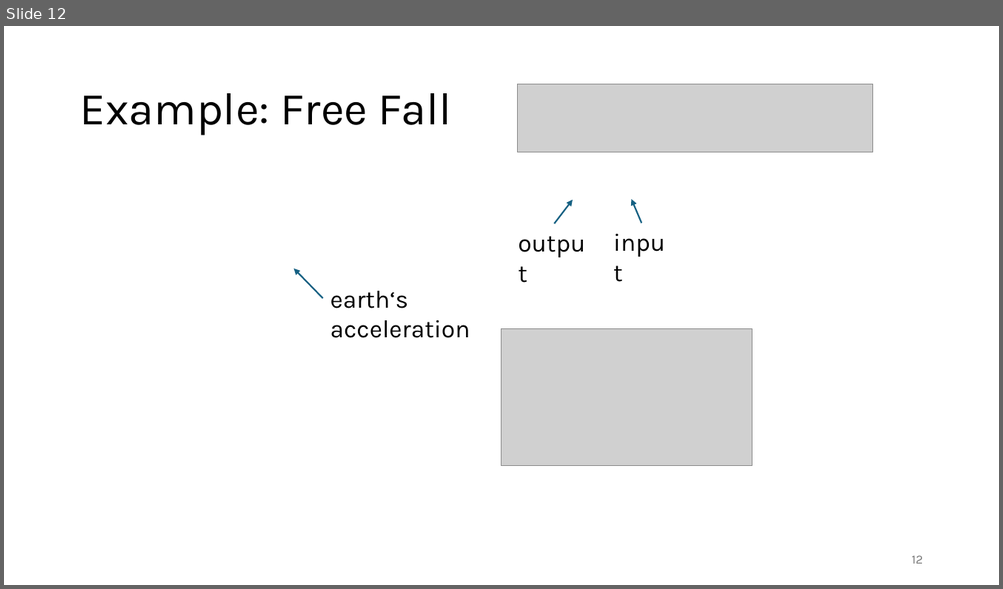
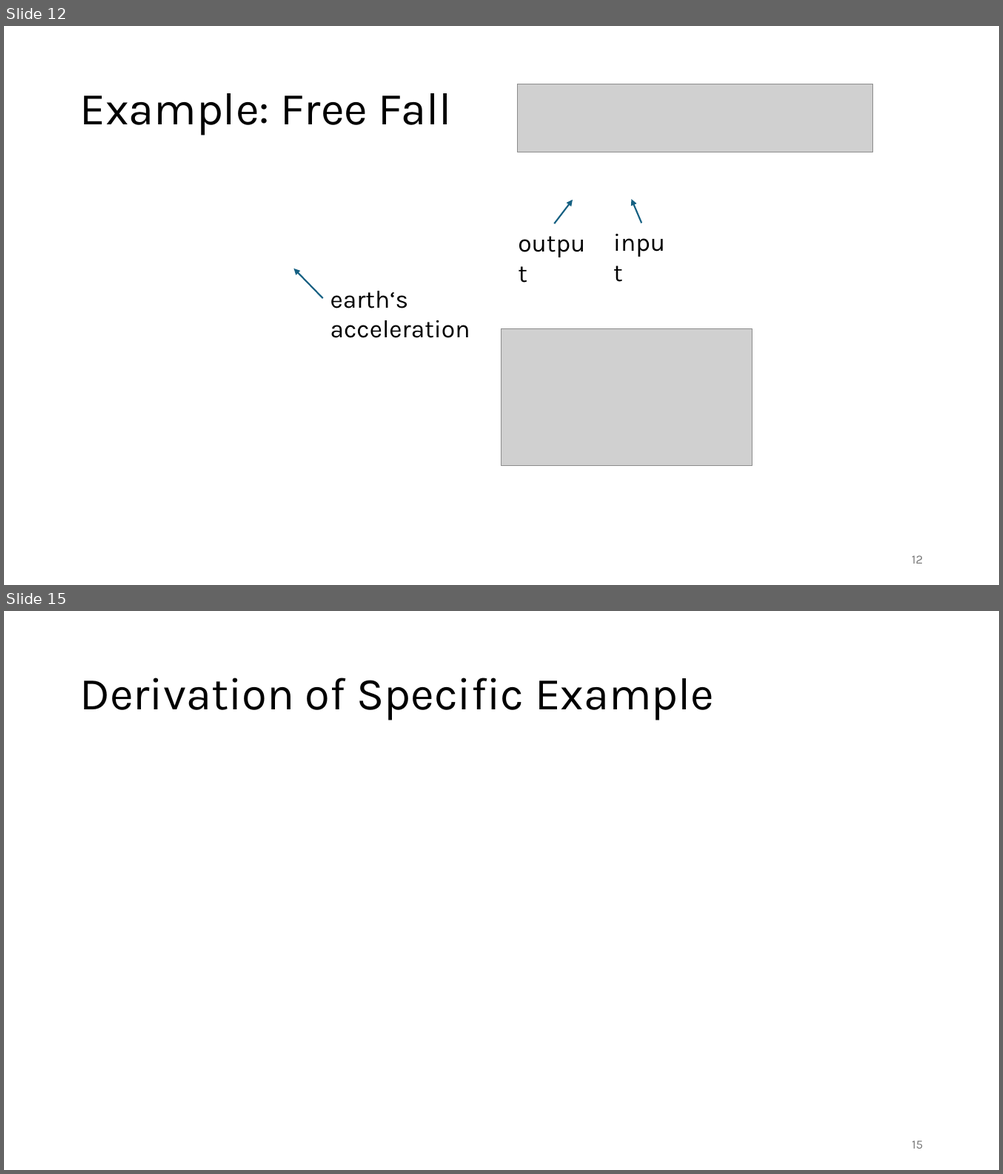
Before and after one commit to FelixWick/control_engineering, a slide deck: slides/1_systems.pptx. Shown one above the other, each under a label of ours: slide 12 before the commit, slides 12 and 15 after it; the slides between them are not shown. The pictures are 1003x589 and 1003x1174 pixels, drawn with LibreOffice and Linux fonts; fonts in the diff are those of the drawing; grey boxes stand for pictures. Boxes give left, top, right and bottom in pixels: in the first picture for what was removed or moved away, otherwise in the second. Text is boxed around its words. In the diff, an @@ line names an element or a change of style, - is before the commit and + after.

```diff
--- a/slides/1_systems.pptx
+++ b/slides/1_systems.pptx
@@ slide 15 added at (4,611,999,1170), background #FFFFFF @@
@@ title added at (79,678,714,721), 44 pt, text #000000 @@
+Derivation of Specific Example
@@ page number added at (911,1141,922,1149), 12 pt, text #797979 @@
+15
```
Also in this commit, not shown: 5 slides changed, 4 other slides added.
